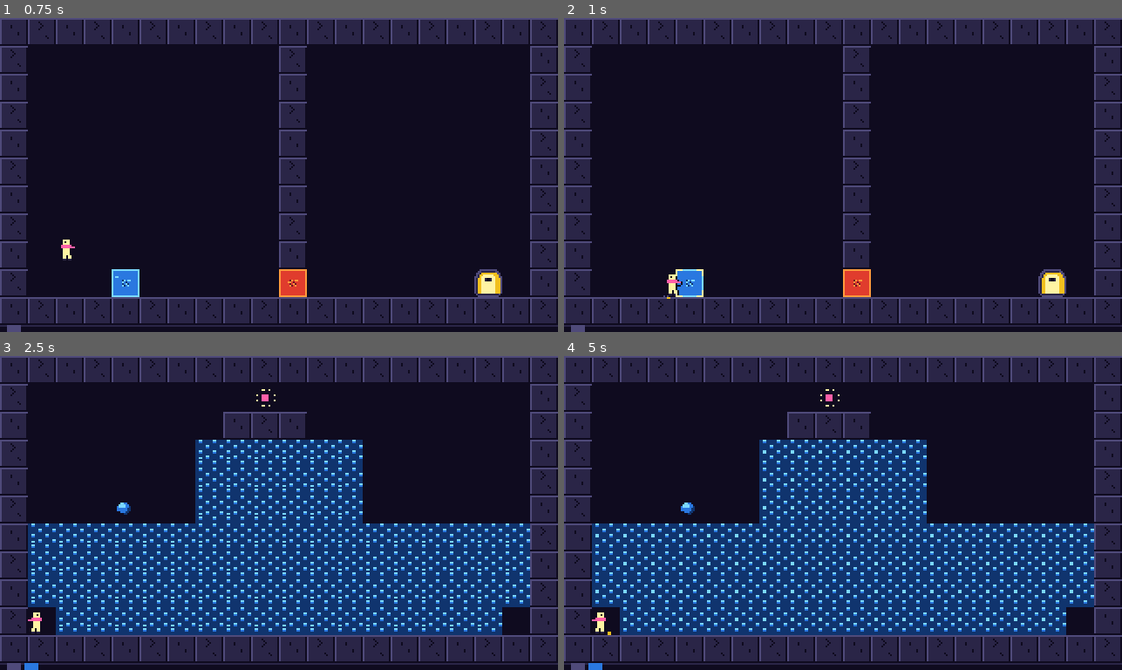
Above: before the commit, frames 1-4 (two rows, left to right).
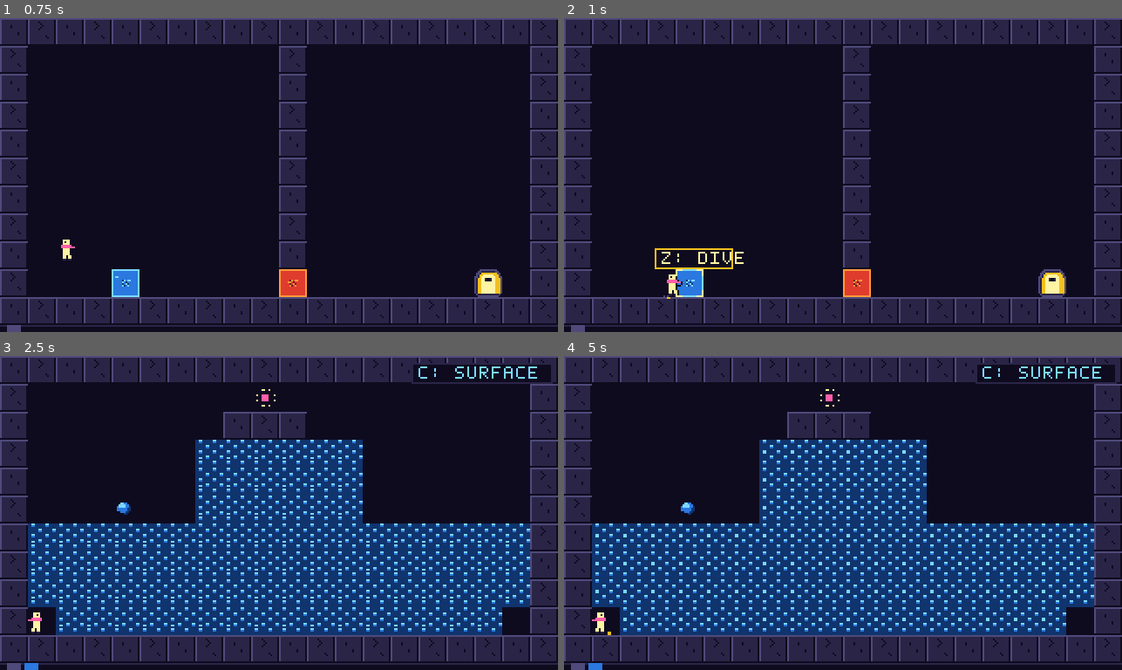
Above: after the commit, the same moments.

Repository: harshithGowda735/pixel-within
Game: Godot game, scene res://scenes/title_screen.tscn
The game is run twice, just before and just after one commit, with the same random seed, the same clock (stepped at 60 frames per second) and the same inputs.
Inputs:
- Up to frame 1 (0.75 s): tap Enter (ui_accept) at 0.5 s; hold D (move_right) from 0.53 s (still down); tap Z (dive) at 0.6 s
- Up to frame 2 (1 s): keep holding D (move_right); tap Space (jump) at 0.77 s
- Up to frame 3 (2.5 s): tap Z (dive) at 1.35, 2.3 s; tap Space (jump) at 1.52 s; release D (move_right) at 2.03 s; hold A (move_left) from 2.03 s (still down); tap X (paint) at 2.1 s
- Up to frame 4 (5 s): release A (move_left) at 2.78 s; hold D (move_right) 2.78-4.28 s; tap C (surface) at 2.85 s; tap Space (jump) at 3.02, 3.77, 4.52 s; tap Z (dive) at 3.05, 3.8, 4.35 s; tap M at 3.6 s; hold A (move_left) from 4.28 s (still down)

Frame 1 is identical in both runs. In frame 2, 0.3% of the frame differs, in the area x 16-33%, y 73-80%; in frame 3, 1.4%, in the area x 73-100%, y 2-9%; in frame 4, 1.4%.

Commit message:
feat: upgrade background audio with soothing retro theme and add in-game dive/paint prompts

Diff:
--- /dev/null
+++ b/default_bus_layout.tres
@@ -0,0 +1,4 @@
+[gd_resource type="AudioBusLayout" format=3 uid="uid://bakdprmoqeoy"]
+
+[resource]
+bus/0/volume_db = -0.40824795
--- a/scenes/main.gd
+++ b/scenes/main.gd
@@ -480,6 +480,32 @@
 	for g in glitchlings:
 		g.draw(self)
 
+	# Action Prompts when near Chroma Pixel or Heart
+	if player != null and not player.is_dead and not is_transitioning:
+		if player.nearest_dive_target != Vector2i(-1, -1):
+			var tx := player.nearest_dive_target.x * 16.0
+			var ty := player.nearest_dive_target.y * 16.0
+			var prompt_x := clampf(tx - 10.0, 4.0, 270.0)
+			var prompt_y := maxf(ty - 10.0, 4.0)
+			draw_rect(Rect2(prompt_x - 2, prompt_y - 2, 44, 11), Palette.INK)
+			draw_rect(Rect2(prompt_x - 2, prompt_y - 2, 44, 11), Palette.SPARK_MID, false, 1.0)
+			PixelFont.draw_text(self, "Z: DIVE", Vector2(prompt_x + 2, prompt_y), Palette.SPARK_LIGHT, 1, 1)
+
+		if player.nearest_heart_target != Vector2i(-1, -1):
+			var hx := player.nearest_heart_target.x * 16.0
+			var hy := player.nearest_heart_target.y * 16.0
+			var prompt_x := clampf(hx - 14.0, 4.0, 260.0)
+			var prompt_y := maxf(hy - 10.0, 4.0)
+			draw_rect(Rect2(prompt_x - 2, prompt_y - 2, 50, 11), Palette.INK)
+			draw_rect(Rect2(prompt_x - 2, prompt_y - 2, 50, 11), Palette.PINK, false, 1.0)
+			PixelFont.draw_text(self, "X: PAINT", Vector2(prompt_x + 2, prompt_y), Palette.SPARK_LIGHT, 1, 1)
+
+		var game_node = get_node_or_null("/root/Game")
+		if game_node != null and not game_node.stack.is_empty():
+			draw_rect(Rect2(236, 4, 80, 11), Palette.INK)
+			draw_rect(Rect2(236, 4, 80, 11), Palette.STONE_DARK, false, 1.0)
+			PixelFont.draw_text(self, "C: SURFACE", Vector2(240, 6), Palette.WATER_LIGHT, 1, 1)
+
 	# Recolor wave expanding outward tile-by-tile
 	if recolor_wave_active and recolor_wave_center != Vector2i(-1, -1):
 		var current_r := (recolor_wave_timer / recolor_wave_duration) * 22.0
Not shown, changed: audio/pixel_within_theme.wav
